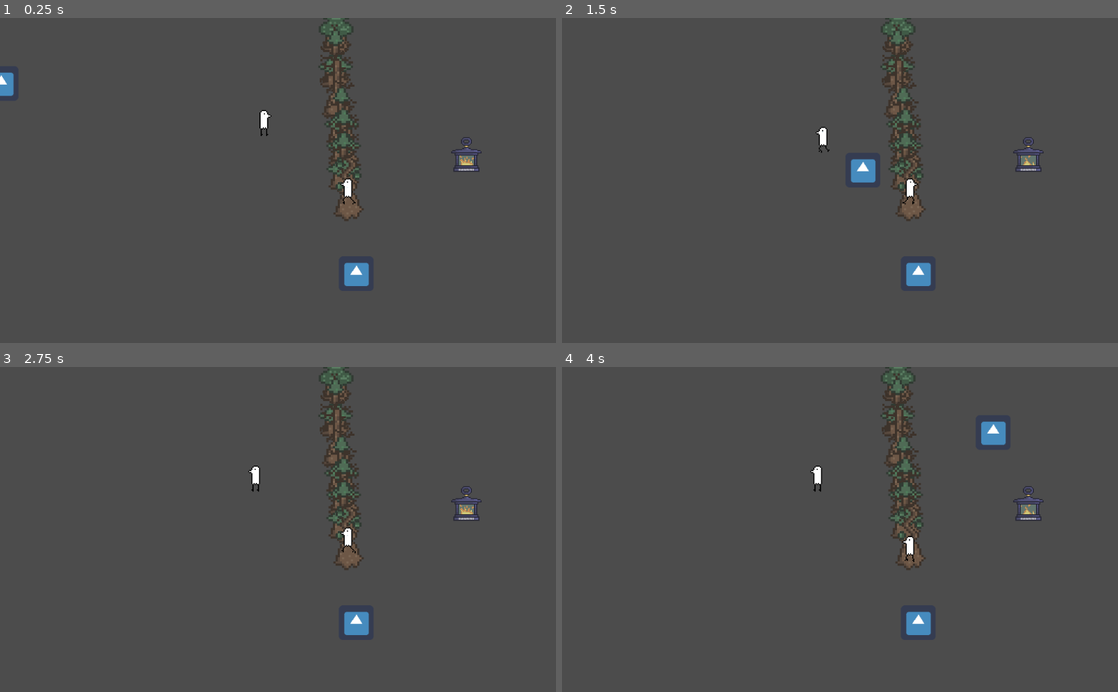
Above: before the commit, frames 1-4 (two rows, left to right).
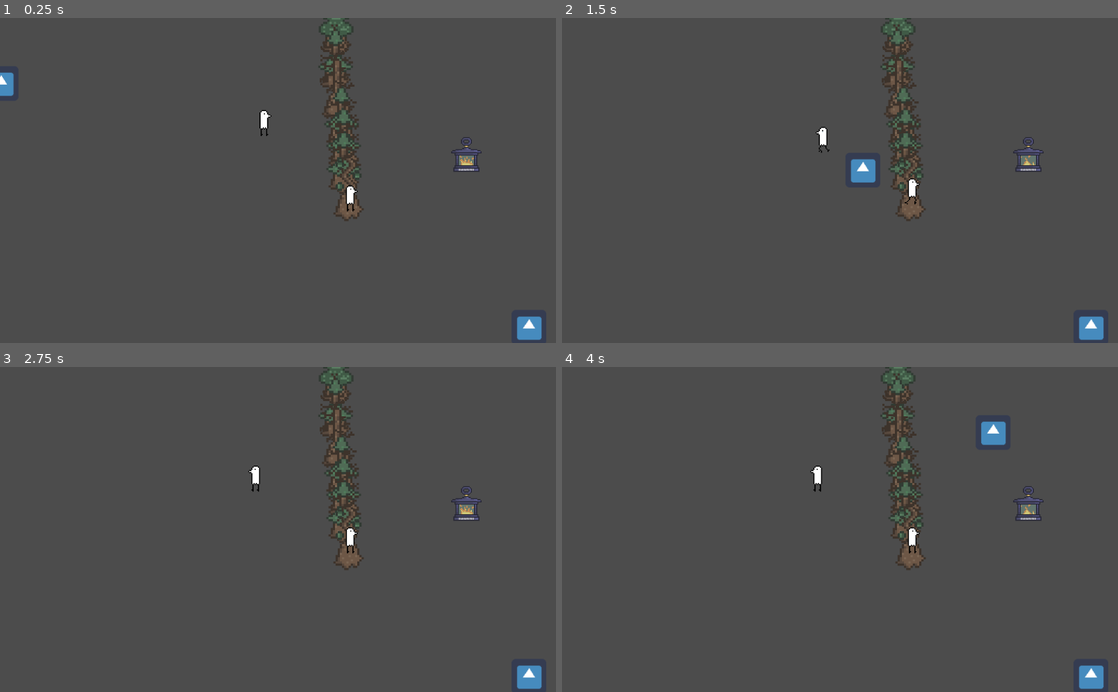
Above: after the commit, the same moments.

Repository: rchin157/gamejamNov2020
Game: Godot game, scene res://Level/Test Multiplayer.tscn
The game is run twice, just before and just after one commit, with the same random seed, the same clock (stepped at 60 frames per second) and the same inputs. The project has no main scene, so this scene is started directly. The engine's default icon, where the game draws it, is replaced by a stand-in: a white triangle on a blue panel in a dark square. Sound files missing from this copy of the repository are replaced by a short silence.
Inputs:
- Up to frame 1 (0.25 s): no input
- Up to frame 2 (1.5 s): tap Enter (ui_accept) at 0.5, 0.77 s; hold Right (ui_right) 0.53-1.28 s; hold Down (ui_down) from 1.28 s (still down)
- Up to frame 3 (2.75 s): tap Enter (ui_accept) at 1.52 s; release Down (ui_down) at 2.03 s; hold Right (ui_right) from 2.03 s (still down)
- Up to frame 4 (4 s): tap Enter (ui_accept) at 2.75, 3.02, 3.77 s; release Right (ui_right) at 2.78 s; hold Up (ui_up) 2.78-3.53 s; hold Left (ui_left) from 3.53 s (still down)

The runs differ from the first frame. In frame 1, 0.8% of the frame differs, in the area x 61-98%, y 49-100%; in frame 2, 0.8%; in frame 3, 0.8%; in frame 4, 0.8%.

Commit message:
punpun lantern stuff

Diff:
--- a/Entities/Beta.tscn
+++ b/Entities/Beta.tscn
@@ -26,7 +26,7 @@
 scale = Vector2( 2, 2 )
 frames = ExtResource( 2 )
 animation = "idleRight"
-frame = 6
+frame = 27
 playing = true
 [connection signal="body_entered" from="Area2D" to="." method="_on_Area2D_body_entered"]
 [connection signal="body_exited" from="Area2D" to="." method="_on_Area2D_body_exited"]
--- a/Entities/Item.tscn
+++ b/Entities/Item.tscn
@@ -2,7 +2,6 @@
 
 [ext_resource path="res://Sprites/Bundle.tres" type="SpriteFrames" id=1]
 [ext_resource path="res://Scripts/Item.gd" type="Script" id=2]
-
 
 [sub_resource type="RectangleShape2D" id=1]
 extents = Vector2( 6, 6 )
--- a/Entities/Lantern.tscn
+++ b/Entities/Lantern.tscn
@@ -9,15 +9,18 @@
 [sub_resource type="RectangleShape2D" id=2]
 
 [node name="Lantern" type="KinematicBody2D"]
+collision_layer = 8
 script = ExtResource( 1 )
 
 [node name="AnimatedSprite" type="AnimatedSprite" parent="."]
 scale = Vector2( 2, 2 )
 frames = ExtResource( 2 )
 animation = "off"
+frame = 8
 playing = true
 
 [node name="Area2D" type="Area2D" parent="."]
+collision_layer = 0
 
 [node name="CollisionShape2D" type="CollisionShape2D" parent="Area2D"]
 shape = SubResource( 1 )
--- a/Level/Test Multiplayer.tscn
+++ b/Level/Test Multiplayer.tscn
@@ -10,7 +10,7 @@
 script = ExtResource( 2 )
 
 [node name="Player" parent="." instance=ExtResource( 1 )]
-position = Vector2( 656.195, 472.083 )
+position = Vector2( 974.282, 571.19 )
 
 [node name="Player2" parent="." instance=ExtResource( 1 )]
 position = Vector2( 1.88775, 120.816 )
@@ -43,4 +43,4 @@
 position = Vector2( 486.048, 187.943 )
 
 [node name="Beta2" parent="." instance=ExtResource( 3 )]
-position = Vector2( 640.814, 334.074 )
+position = Vector2( 644.589, 326.523 )
--- a/Scripts/Beta.gd
+++ b/Scripts/Beta.gd
@@ -101,3 +101,19 @@
 			animator.set_animation("walkRight")
 		walking = true
 		walkTimer = 2
+
+func action_tick(tooltime):
+	Music.toggleSong(6,true)
+	return .action_tick(tooltime)
+
+func action_finish():
+	print('generic task complete notification')
+#	var drop = MultiplayerManager.itemSpawner.instance();
+#	drop.set_position(get_position())
+#	get_parent().add_child(drop)
+	Music.toggleSong(6,false)
+	_dispose()
+	return
+
+func actionStopped():
+	Music.toggleSong(6,false)
